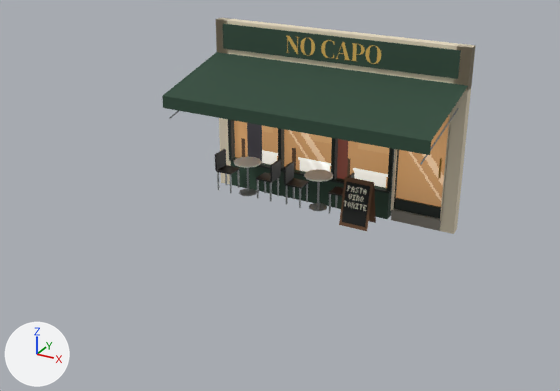
One commit to the glTF model art/models/props/venues/no_capo.glb: the scene before it, then after it.
Rendered twice from a 50 mm camera at (6.41, -14.06, 6.73) aimed at (0.22, -2.79, 1.1). Every picture has the same lights, and +X, +Y and +Z are marked at lower left. The older version comes first. Objects named as collision shapes, trigger or cutter boxes, shadow casters or lower levels of detail are left out. Vertices at exactly the same position are counted once.

Objects in the first picture: 'NoCapo'.
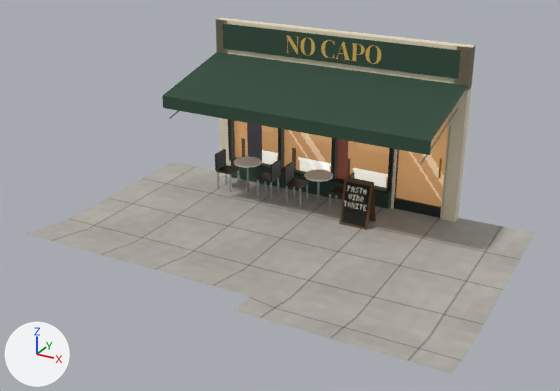
The change in detail:
Picture 'sidewalk' (img_sidewalk) is new.
Material 'VN_Pave' (mat_vn_pave) is new.
Its texture is img_sidewalk.
Its roughness is 0.95.
me_nocapo is used by ob_nocapo; location (0.0, 0.0, 0.0).
me_nocapo had 907 vertices, 1176 faces and spanned x -2.75..2.75, y -2.2..0.0, z -0.19..3.55.
me_nocapo now has 1123 vertices, 1530 faces and spans x -4.25..4.25, y -5.25..0.0, z -0.19..3.55.
me_nocapo part 1: a new loose piece of 216 vertices spanning x -4.25..4.25, y -5.25..0.0, z -0.06..0.23, in mat_vn_pave (picture img_sidewalk).
me_nocapo gains material mat_vn_pave (picture img_sidewalk).

Location of each change, (x1, y1, x2, y2) in pixels of the pictures (560 x 391 px):
'NoCapo', reshaped (62% wider, 65% taller)
    before: (162, 18, 476, 234)
    after: (26, 18, 535, 374)
part 1 of me_nocapo, added
    after: (26, 162, 535, 374)
